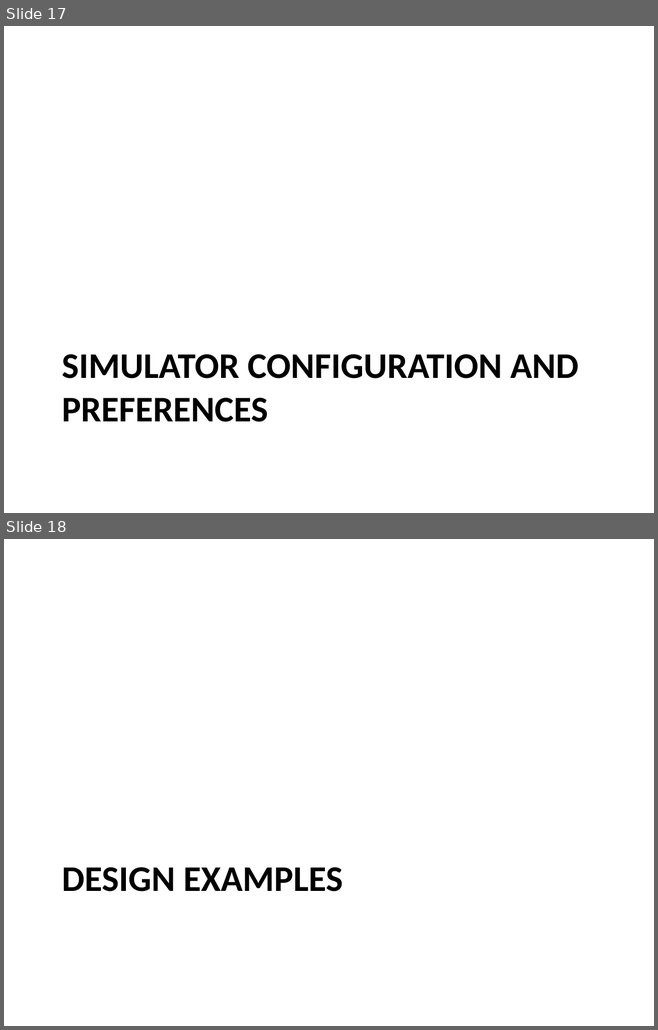
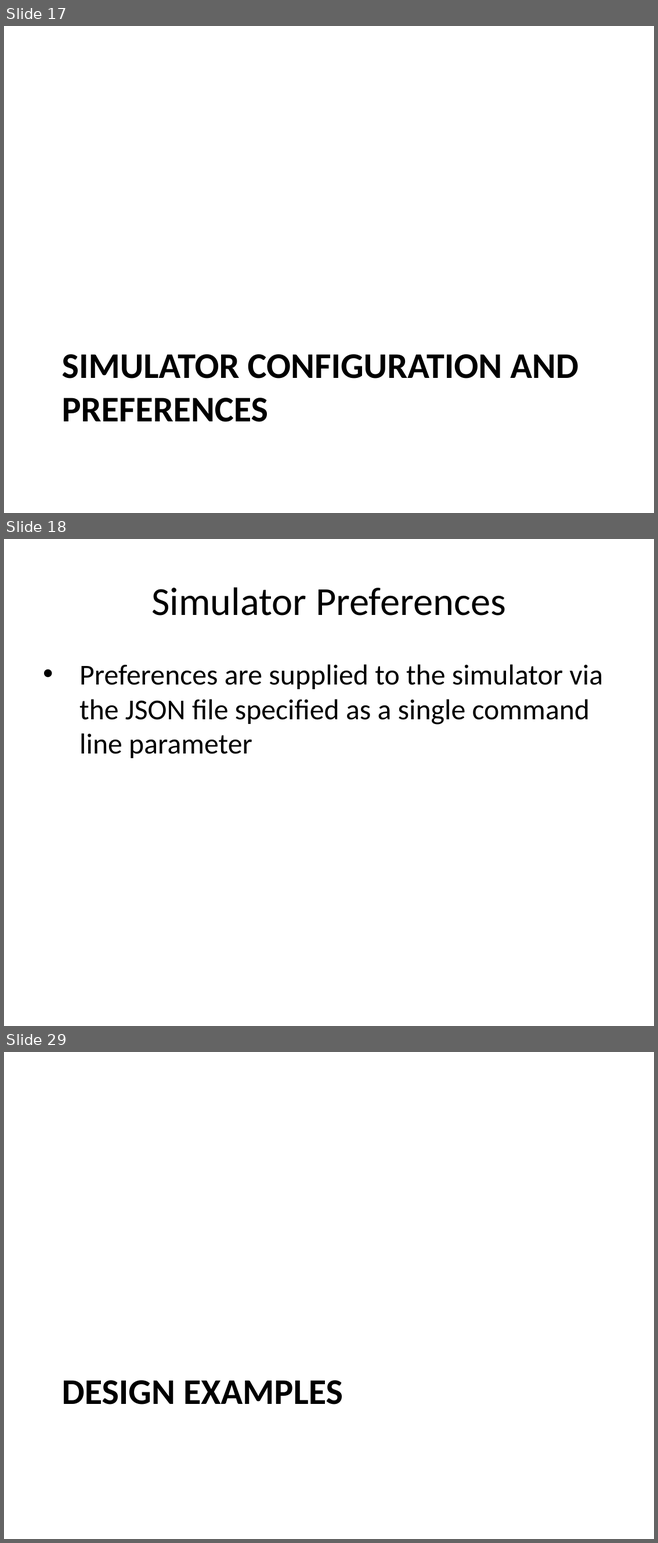
Before and after one commit to timurkelin/simschd, a slide deck: doc/simschd.pptx. Shown one above the other, each under a label of ours: slides 17 and 18 before the commit, slides 17, 18 and 29 after it; the slides between them are not shown. The pictures are 658x1030 and 658x1543 pixels, drawn with LibreOffice and Linux fonts; fonts in the diff are those of the drawing; background and template pictures are left out. Boxes give left, top, right and bottom in pixels: in the first picture for what was removed or moved away, otherwise in the second. Text is boxed around its words. In the diff, an @@ line names an element or a change of style, - is before the commit and + after.

```diff
--- a/doc/simschd.pptx
+++ b/doc/simschd.pptx
@@ slide 18 added at <box>4,539,654,1026</box>, background #FFFFFF @@
@@ title added at <box>151,587,506,616</box>, 44 pt, text #000000 @@
+Simulator Preferences
@@ text added at <box>79,664,603,758</box>, 32 pt, text #000000 @@
+• Preferences are supplied to the simulator via the JSON file specified as a single command line parameter
@@ what was slide 18 is now slide 29 @@
```
Also in this commit, not shown: 1 slide changed, 10 other slides added.
